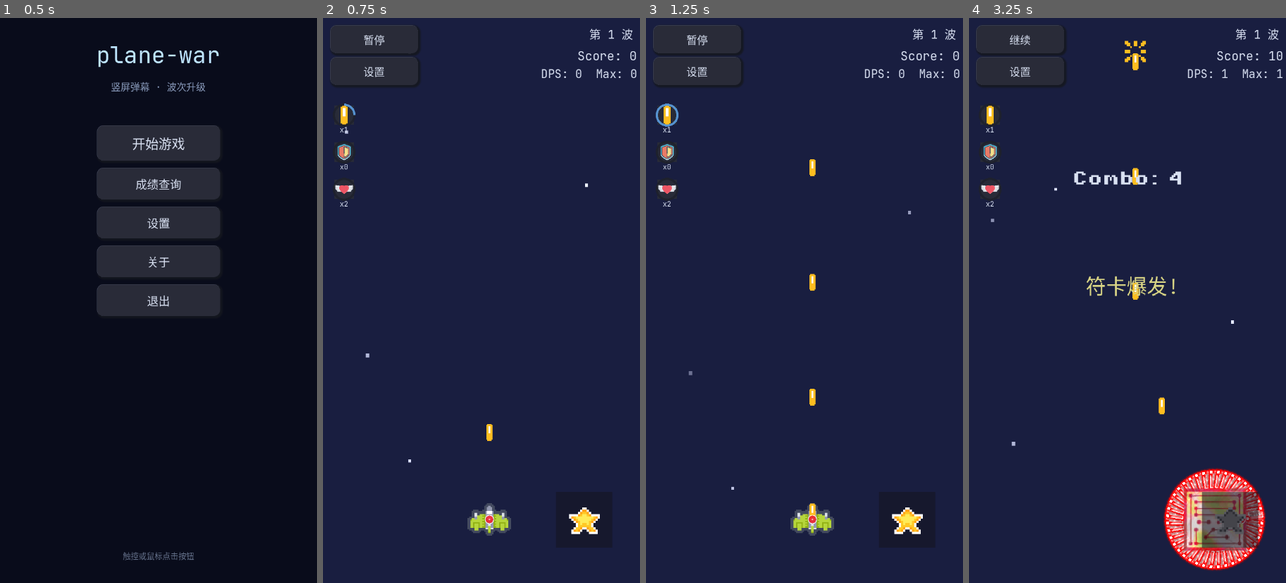
Above: before the commit, frames 1-4 (left to right).
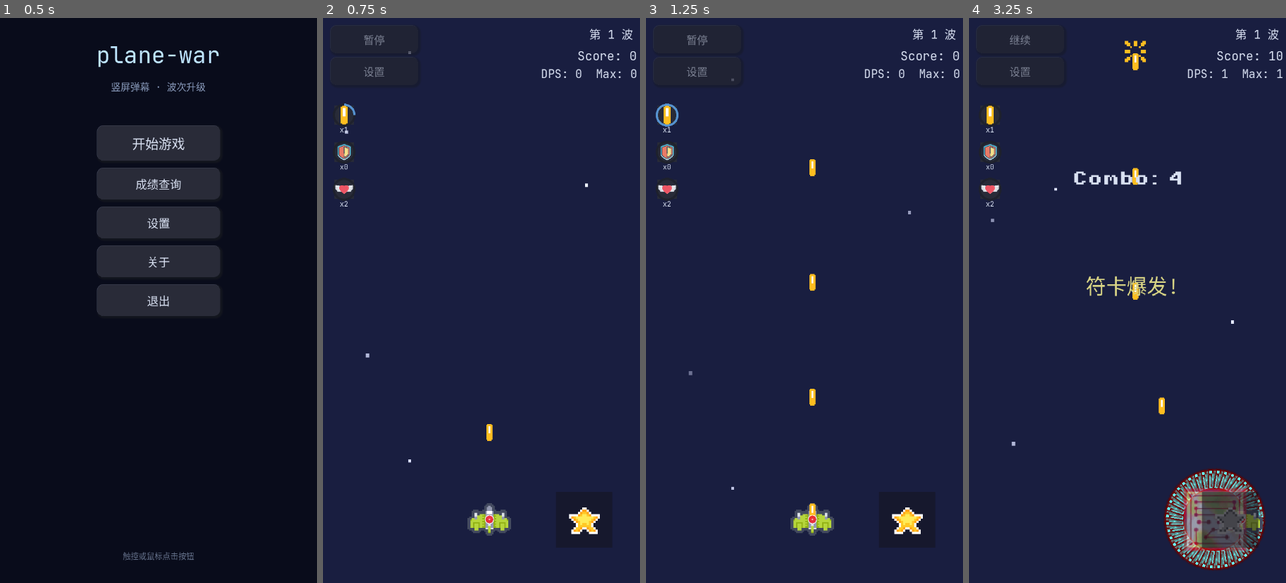
Above: after the commit, the same moments.

Repository: qingzhixing/plane-war
Game: Godot game, scene res://scenes/MainMenu.tscn
The game is run twice, just before and just after one commit, with the same random seed, the same clock (stepped at 60 frames per second) and the same inputs. Sound files missing from this copy of the repository are replaced by a short silence.
Inputs (mouse positions are in pixels of both pictures, inside the frame that each line leads up to):
- Up to frame 1 (0.5 s): no input
- Up to frame 2 (0.75 s): click "开始游戏" at 0.5 s
- Up to frame 3 (1.25 s): no input
- Up to frame 4 (3.25 s): click "暂停" at 1.25 s; click "继续" at 2 s; tap Enter at 2.75 s; move the mouse to (1197, 272) at 2.77 s; hold D from 2.78 s (still down); tap P at 2.85 s; click (1197, 272) at 2.92 s; tap Space at 3.02 s

Frame 1 is identical in both runs. In frame 2, 0.1% of the frame differs, in the area x 12-28%, y 3-11%; in frame 3, 0.1%; in frame 4, 4.2%, in the area x 12-94%, y 3-98%.

Commit message:
🎮 ADD: 回旋镖逐个发射冷却系统（积压过多时批量加速清空）
Co-Authored-By: Claude Sonnet 4.6 <noreply@anthropic.com>

Diff:
--- a/scenes/Main.tscn
+++ b/scenes/Main.tscn
@@ -127,6 +127,7 @@
 
 [node name="PauseButton" type="Button" parent="HUD/Root/TopLeftButtons" unique_id=484967350]
 unique_name_in_owner = true
+modulate = Color(1, 1, 1, 0.5)
 custom_minimum_size = Vector2(160, 64)
 layout_mode = 2
 theme_override_font_sizes/font_size = 24
@@ -134,6 +135,7 @@
 
 [node name="SettingsButton" type="Button" parent="HUD/Root/TopLeftButtons" unique_id=626905230]
 unique_name_in_owner = true
+modulate = Color(1, 1, 1, 0.5)
 custom_minimum_size = Vector2(160, 64)
 layout_mode = 2
 theme_override_font_sizes/font_size = 24
--- a/scenes/bullets/PlayerArrow.tscn
+++ b/scenes/bullets/PlayerArrow.tscn
@@ -8,9 +8,9 @@
 height = 63.333332
 
 [node name="PlayerArrow" type="Area2D" unique_id=284858832]
+modulate = Color(1.6475058, 1.6475058, 1.6475058, 1)
 z_index = 12
 z_as_relative = false
-scale = Vector2(1.5, 1.5)
 script = ExtResource("1_script")
 
 [node name="Sprite2D" type="Sprite2D" parent="." unique_id=1440778023]
--- a/scenes/bullets/PlayerBoomerang.tscn
+++ b/scenes/bullets/PlayerBoomerang.tscn
@@ -9,7 +9,7 @@
 [node name="PlayerBoomerang" type="Area2D" unique_id=920931509]
 z_index = 12
 z_as_relative = false
-scale = Vector2(3, 3)
+scale = Vector2(2, 2)
 script = ExtResource("1_script")
 
 [node name="Sprite2D" type="Sprite2D" parent="." unique_id=1150670549]
--- a/scenes/bullets/PlayerSpellBullet.tscn
+++ b/scenes/bullets/PlayerSpellBullet.tscn
@@ -78,6 +78,8 @@
 }
 
 [node name="PlayerSpellBullet" type="Area2D" unique_id=1650058168]
+modulate = Color(0.40784314, 1, 1, 1)
+z_index = -17
 z_as_relative = false
 scale = Vector2(3, 3)
 script = ExtResource("1_script")
@@ -87,20 +89,18 @@
 position = Vector2(0, 0.5833335)
 shape = SubResource("RectangleShape2D_unp5v")
 
-[node name="BulletBody" type="Sprite2D" parent="." unique_id=1481864673]
-unique_name_in_owner = true
-visible = false
-position = Vector2(0.195, 24)
-rotation = -1.5707964
-texture = ExtResource("2_tex")
-
 [node name="Disappear" type="AnimatedSprite2D" parent="." unique_id=1882116036]
 unique_name_in_owner = true
-position = Vector2(0.6666667, 5.3290705e-15)
+position = Vector2(0.5, -2.1855694e-08)
 rotation = -1.5707964
 sprite_frames = SubResource("SpriteFrames_hsyn4")
 animation = &"disappear"
 
+[node name="BulletBody" type="Sprite2D" parent="." unique_id=1481864673]
+unique_name_in_owner = true
+rotation = -1.5707964
+texture = ExtResource("2_tex")
+
 [node name="AnimationPlayer" type="AnimationPlayer" parent="." unique_id=-1447602277]
 unique_name_in_owner = true
 libraries/ = SubResource("AnimationLibrary_spell_bullet")
--- a/scenes/vfx/SpellVFX.tscn
+++ b/scenes/vfx/SpellVFX.tscn
@@ -73,6 +73,7 @@
 }
 
 [node name="SpellVfx" type="Node2D" unique_id=2029328085]
+modulate = Color(1, 1, 1, 0.67058825)
 z_index = 1
 scale = Vector2(2, 2)
 
--- a/scripts/game_main.gd
+++ b/scripts/game_main.gd
@@ -204,7 +204,7 @@
 			return
 		"spell_cooldown", "bomb_cooldown":
 			var old_scale := _spell_cooldown_scale
-			var new_scale := maxf(0.45, _spell_cooldown_scale * 0.85)
+			var new_scale := maxf(0.05, _spell_cooldown_scale * 0.85)
 			_spell_cooldown_scale = new_scale
 			if _spell_cooldown_remaining > 0.0 and old_scale > 0.0:
 				var factor := new_scale / old_scale
@@ -216,14 +216,10 @@
 				return
 			_spell_auto = true
 			var old_scale_auto := _spell_cooldown_scale
-			var new_scale_auto := maxf(0.2, _spell_cooldown_scale * 0.5)
+			var new_scale_auto := maxf(0.05, _spell_cooldown_scale * 0.5)
 			_spell_cooldown_scale = new_scale_auto
-			if _spell_cooldown_remaining > 0.0 and old_scale_auto > 0.0:
-				var factor_auto := new_scale_auto / old_scale_auto
-				var new_total_auto := _SPELL_COOLDOWN_SECONDS * new_scale_auto
-				_spell_cooldown_remaining = clampf(_spell_cooldown_remaining * factor_auto, 0.0, new_total_auto)
-			if _spell_cooldown_remaining <= 0.0:
-				try_use_spell()
+			_spell_cooldown_remaining = 0.0
+			try_use_spell()
 			return
 	var p := get_node_or_null(player_path) as Player
 	if p != null:
--- a/scripts/player/player.gd
+++ b/scripts/player/player.gd
@@ -14,6 +14,8 @@
 ## 回旋镖相对主弹速的比例（武器属性，非词条）
 @export var boomerang_speed_mult: float = 0.95
 @export var boomerang_return_speed_mult: float = 1.0
+## 回旋镖发射冷却时间（秒）；回旋镖归来后等待此时长才重新发射
+@export var boomerang_cooldown: float = 1.5
 
 var _fire_timer: float = 0.0
 var _shoot_sfx_timer: float = 0.0
@@ -47,6 +49,10 @@
 var _boomerang_airborne: int = 0
 ## 下一颗回旋镖使用的散射槽位索引（循环使用，实现逐颗独立发射）
 var _boomerang_next_index: int = 0
+## 已归来、等待冷却后重新发射的回旋镖数量
+var _boomerang_pending: int = 0
+## 回旋镖发射冷却剩余时间
+var _boomerang_cd_remaining: float = 0.0
 ## 主武器磁导转向率（rad/s）；0 = 直线
 var _bullet_homing_strength: float = 0.0
 ## 炸弹伤害乘区（可叠加）
@@ -296,7 +302,35 @@
 func on_boomerang_returned() -> void:
 	_boomerang_airborne = maxi(0, _boomerang_airborne - 1)
 	if has_weapon_unlocked("boomerang"):
-		call_deferred("_spawn_single_boomerang")
+		_boomerang_pending += 1
+		# 冷却计时由发射动作触发，不在此处启动；_update_side_weapons 每帧检测
+
+
+## 发射一批 pending 回旋镖：积压不足10时每次射1个；每多10个积压额外+1
+func _fire_pending_boomerangs() -> void:
+	if not has_weapon_unlocked("boomerang") or bullet_scene_boomerang == null:
+		return
+	var n: int = maxi(1, _boomerang_shot_count)
+	# 本次批量 = 1 + floor(积压数 / 10)
+	var batch: int = 1 + _boomerang_pending / 10
+	var spread := 0.18
+	var half_span := (n - 1) * 0.5
+	var slot_px := minf(18.0, 36.0 / maxf(1.0, half_span))
+	for _j in batch:
+		if _boomerang_pending <= 0 or _boomerang_airborne >= n:
+			break
+		var i: int = _boomerang_next_index % n
+		_boomerang_next_index += 1
+		var angle: float = (i - half_span) * spread
+		var dir := Vector2(sin(angle), -cos(angle))
+		if dir.y > 0.0:
+			dir.y = -dir.y
+		var side_offset: Vector2 = Vector2(-dir.y, dir.x) * slot_px * (i - half_span)
+		_boomerang_airborne += 1
+		_boomerang_pending -= 1
+		_spawn_configured_bullet(bullet_scene_boomerang, dir, 0.35, boomerang_speed_mult, 0, "bullet", "boomerang", side_offset)
+	# 仍有积压 → 0.1s 后继续清；积压清空 → 无冷却，等归来即发
+	_boomerang_cd_remaining = 0.1 if _boomerang_pending > 0 else 0.0
 
 
 func _update_side_weapons(delta: float) -> void:
@@ -310,6 +344,11 @@
 		if _bomb_auto_timer <= 0.0:
 			_bomb_auto_timer += bomb_auto_interval
 			_spawn_bomb_shot()
+	if has_weapon_unlocked("boomerang"):
+		if _boomerang_cd_remaining > 0.0:
+			_boomerang_cd_remaining -= delta
+		if _boomerang_cd_remaining <= 0.0 and _boomerang_pending > 0:
+			_fire_pending_boomerangs()
 
 
 @warning_ignore("UNUSED_PARAMETER")
@@ -404,6 +443,10 @@
 	return _boomerang_airborne
 
 
+func get_boomerang_cd_remaining() -> float:
+	return maxf(0.0, _boomerang_cd_remaining)
+
+
 func get_boomerang_shot_count() -> int:
 	return maxi(1, _boomerang_shot_count)
 
@@ -492,7 +535,7 @@
 			if _bullet_count > 1:
 				_spread_rad_per_bullet = maxf(_MIN_SPREAD_RAD_PER_BULLET, _spread_rad_per_bullet * 0.7)
 		"arrow_cooldown":
-			arrow_auto_interval = maxf(0.4, arrow_auto_interval * 0.8)
+			arrow_auto_interval = maxf(0.05, arrow_auto_interval * 0.8)
 		"arrow_multi":
 			if not has_weapon_unlocked("arrow"):
 				_weapon_unlocked["arrow"] = true
@@ -511,7 +554,7 @@
 				_weapon_unlocked["bomb"] = true
 			_bomb_shot_count = max(1, _bomb_shot_count + 1)
 		"bomb_side_cooldown":
-			bomb_auto_interval = maxf(0.85, bomb_auto_interval * 0.8)
+			bomb_auto_interval = maxf(0.1, bomb_auto_interval * 0.8)
 		"bullet_homing":
 			if _bullet_homing_strength == 0.0:
 				_bullet_homing_strength = 1.2
--- a/scripts/ui/hud.gd
+++ b/scripts/ui/hud.gd
@@ -386,21 +386,12 @@
 
 
 func _play_spell_burst_vfx() -> void:
-	if _spell_flash_rect != null:
-		_spell_flash_rect.visible = true
-
 	if _spell_notice_label != null:
 		_spell_notice_label.visible = true
 		_spell_notice_label.text = "符卡爆发!"
 		_spell_notice_label.modulate = Color(1.0, 0.95, 0.55, 1.0)
 
 	for i in 4:
-		var alpha := 0.52 - 0.08 * float(i)
-		if _spell_flash_rect != null:
-			_spell_flash_rect.modulate = Color(1, 1, 1, 1)
-			_spell_flash_rect.color = Color(0.65, 0.9, 1.0, alpha)
-			var flash_tween := create_tween()
-			flash_tween.tween_property(_spell_flash_rect, "color:a", 0.0, 0.09).set_trans(Tween.TRANS_SINE).set_ease(Tween.EASE_OUT)
 		if _spell_notice_label != null:
 			_spell_notice_label.scale = Vector2.ONE
 			_spell_notice_label.modulate.a = 1.0
@@ -410,8 +401,6 @@
 		if i < 3:
 			await get_tree().create_timer(0.10).timeout
 
-	if _spell_flash_rect != null:
-		_spell_flash_rect.visible = false
 	if _spell_notice_label != null:
 		_spell_notice_label.visible = false
 		_spell_notice_label.modulate = Color(1, 1, 1, 1)
Binary file changed: assets/sprites/bullets/spell_bullet.png
